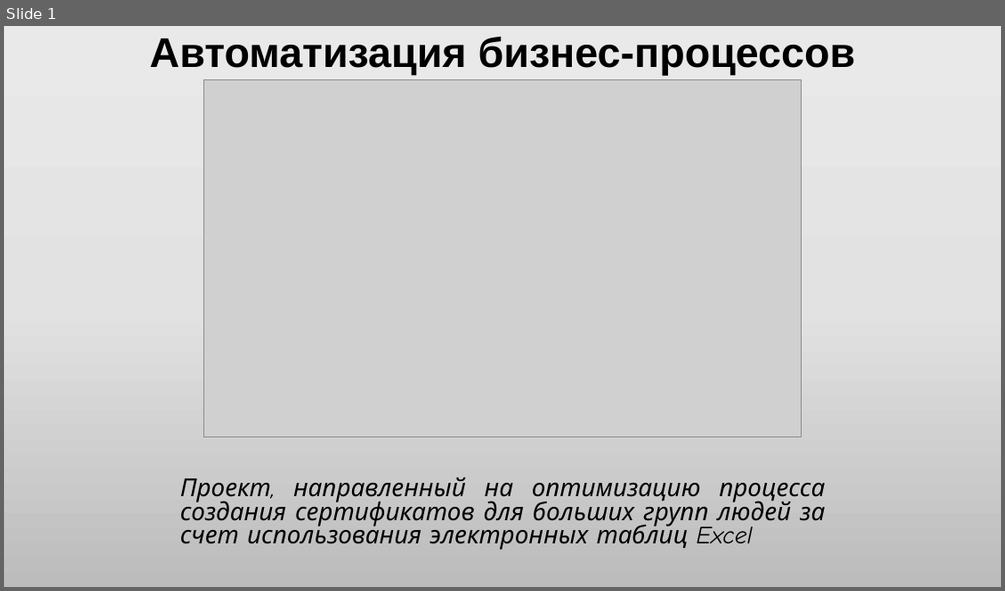
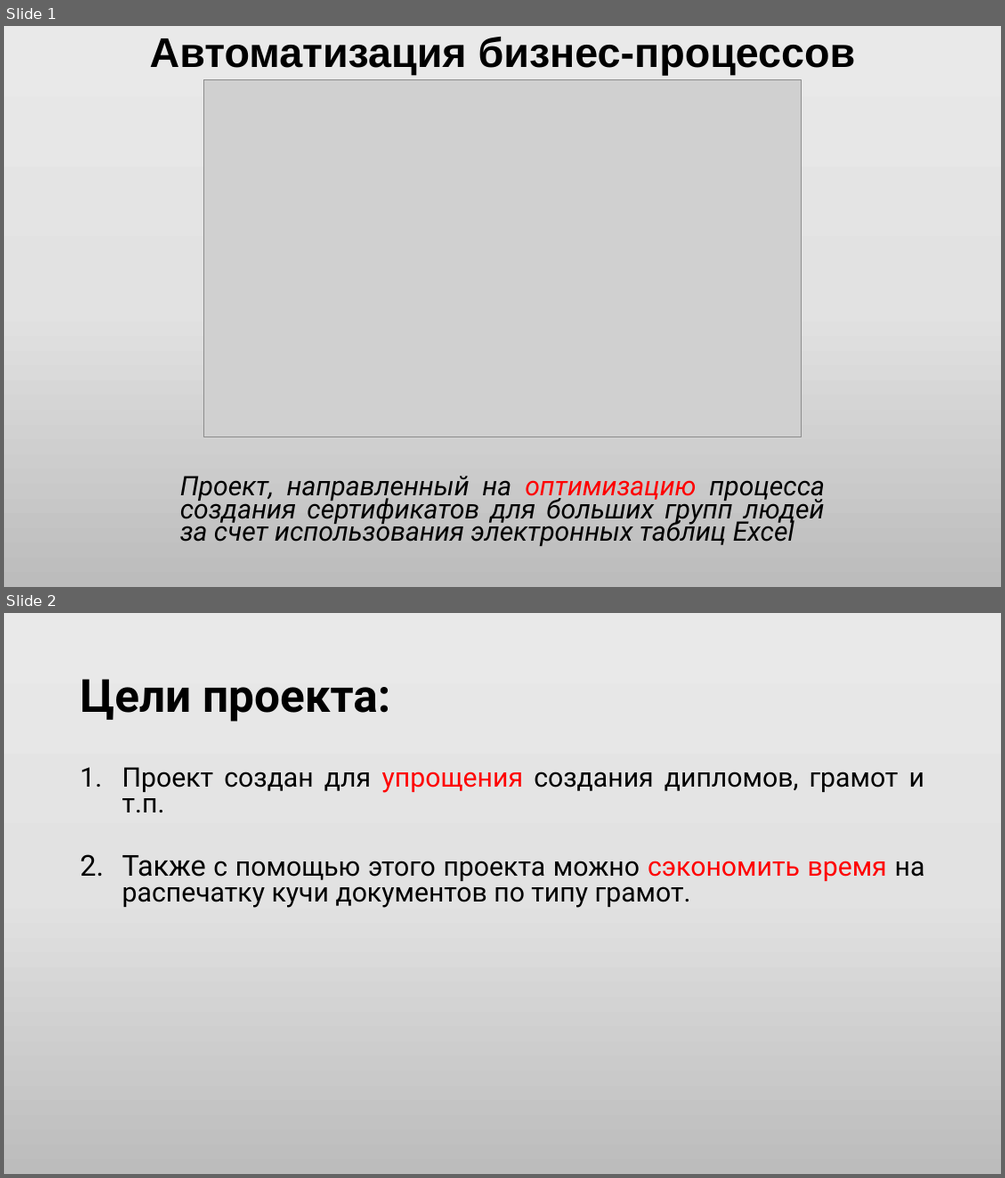
Before and after one commit to CyberBro9/aobp, a slide deck: ikar.pptx. Shown one above the other, each under a label of ours: slide 1 before the commit, slides 1 and 2 after it. The pictures are 1005x591 and 1005x1178 pixels, drawn with LibreOffice and Linux fonts; fonts in the diff are those of the drawing; grey boxes stand for pictures. Boxes give left, top, right and bottom in pixels: in the first picture for what was removed or moved away, otherwise in the second. Text is boxed around its words. In the diff, an @@ line names an element or a change of style, - is before the commit and + after.

```diff
--- a/ikar.pptx
+++ b/ikar.pptx
@@ slide 2 added at [4,613,1001,1174], background gradient #EBEAEA to #E4E3E3 to #BDBCBC @@
@@ title added at [80,679,390,722], 44 pt, text #000000, bold @@
+Цели проекта:
@@ text added at [122,767,925,908], 25.9 pt, text #000000 @@
+1. Проект создан для упрощения создания дипломов, грамот и т.п.
+2. Также с помощью этого проекта можно сэкономить время на распечатку кучи документов по типу грамот.
@@ slide 1 changed as well @@
@@ subtitle "Проект, направленный на оптимизацию процесса ..." at [180,475,825,546]: size 23.8 to 25.9 pt, font Comic Neue to Roboto; text colour #000000 to #FF0000 in "оптимизацию"; line spacing 0.8 to 0.7 @@
```
Also in this commit, not shown: 2 other slides added.
